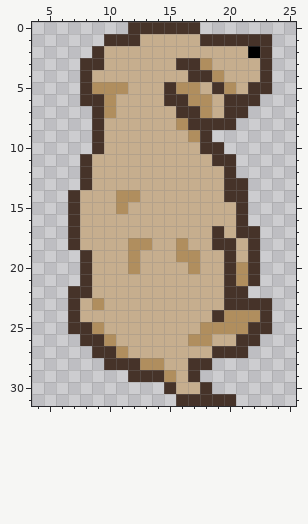
Two states of a pixel-art sprite, Assets/Dev/Stariluz/Test_32_bits.png. Above: the version before the commit.
The file is 32x32 pixels. Shown: x 4..25, y 0..31.
New version:
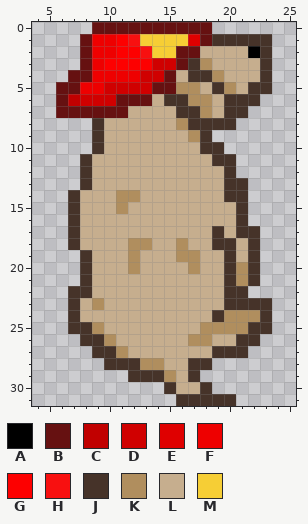
Palette (. is transparent): A #000000  B #661111  C #c10000  D #d00000  E #df0000  F #ee0000  G #fd0000  H #f81010  J #463329  K #b08e5e  L #c6ae8e  M #f6ce35
Message: Add sprite dog bomber
From old to new:
@@ x 4..25 @@
- 0 ........JJJJJJ........
- 1 ......JJJLLLLLJJJJJJ..
- 2 .....JLLLLLLLLLLLLAJ..
- 3 ....JJLLLLLLJJKLLLLJ..
- 4 ....JLLLLLLLLJJKLLLJ..
- 5 ....JKKKLLLJKKLJKLJJ..
- 6 ....JJKLLLLJJKKLJJJ...
- 7 .....JKLLLLLJJKLJJ....
+ 0 .....BBBBBBBBBB.......
+ 1 ....BFFGHMMMMEBJJJJJ..
+ 2 ....BFFGGHMMBBLLLLAJ..
+ 3 ....BFGGGGDDBJKLLLLJ..
+ 4 ...BBFFFFDDBLJJKLLLJ..
+ 5 ..BBFFDDDDBBKKLJKLJJ..
+ 6 ..BCDDDBBBLJJKKLJJJ...
+ 7 ..BBBBBBLLLLJJKLJJ....
  8 .....JLLLLLLKJJJJ.....
